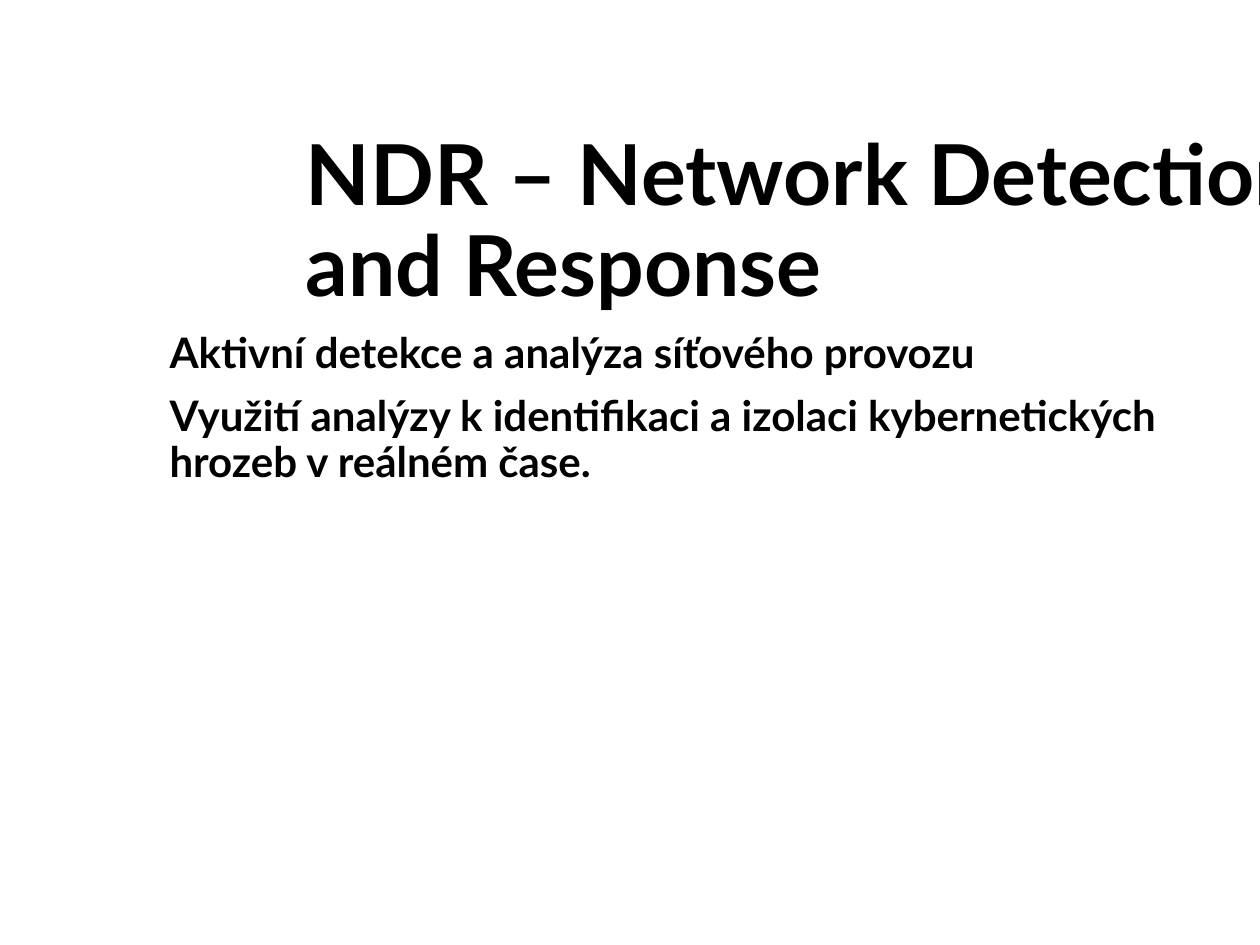
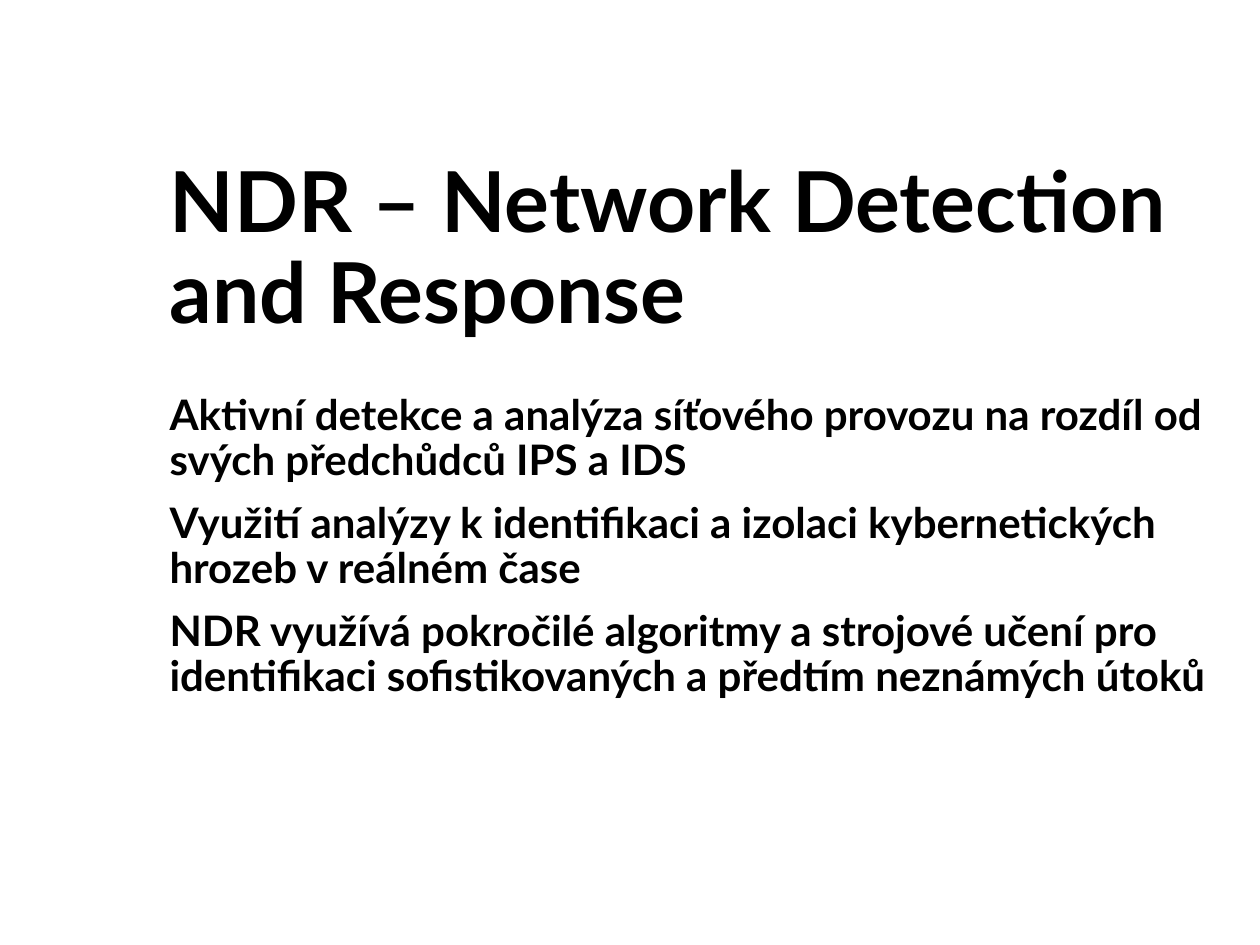
Before and after one commit to zimice/pr5_ndr, a slide deck: slide 4 of kochanek_ndr_prezentace.pptx. Drawn at 1260x945 pixels with LibreOffice and Linux fonts; fonts in the diff are those of the drawing; background and template pictures are left out. Boxes give left, top, right and bottom in pixels: in the first picture for what was removed or moved away, otherwise in the second. Text is boxed around its words. In the diff, an @@ line names an element or a change of style, - is before the commit and + after.

```diff
--- a/kochanek_ndr_prezentace.pptx
+++ b/kochanek_ndr_prezentace.pptx
@@ title "NDR – Network Detection and ..." rewrapped from <box>306,142,1260,310</box> to <box>170,169,1166,337</box> @@
@@ subtitle at <box>170,398,1205,698</box>: text changed @@
-Aktivní detekce a analýza síťového provozu
-Využití analýzy k identifikaci a izolaci kybernetických hrozeb v reálném čase.
+Aktivní detekce a analýza síťového provozu na rozdíl od svých předchůdců IPS a IDS
+Využití analýzy k identifikaci a izolaci kybernetických hrozeb v reálném čase
+NDR využívá pokročilé algoritmy a strojové učení pro identifikaci sofistikovaných a předtím neznámých útoků
```
Also in this commit, not shown: 6 other slides changed, 2 slides added, 1 slide removed, 2 other files.
